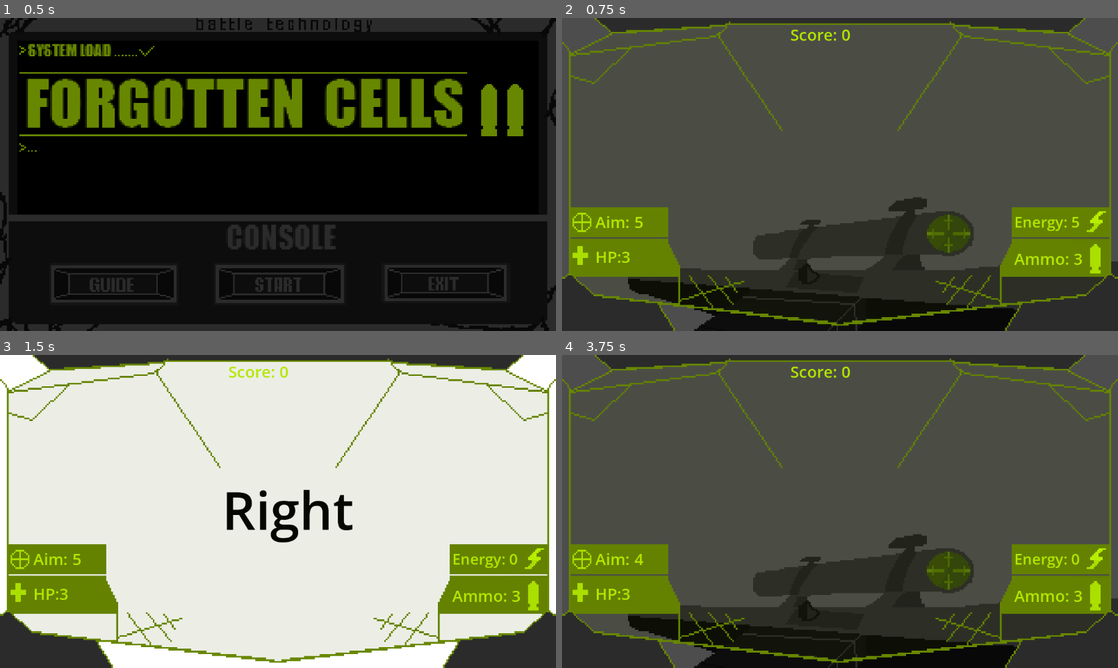
Above: before the commit, frames 1-4 (two rows, left to right).
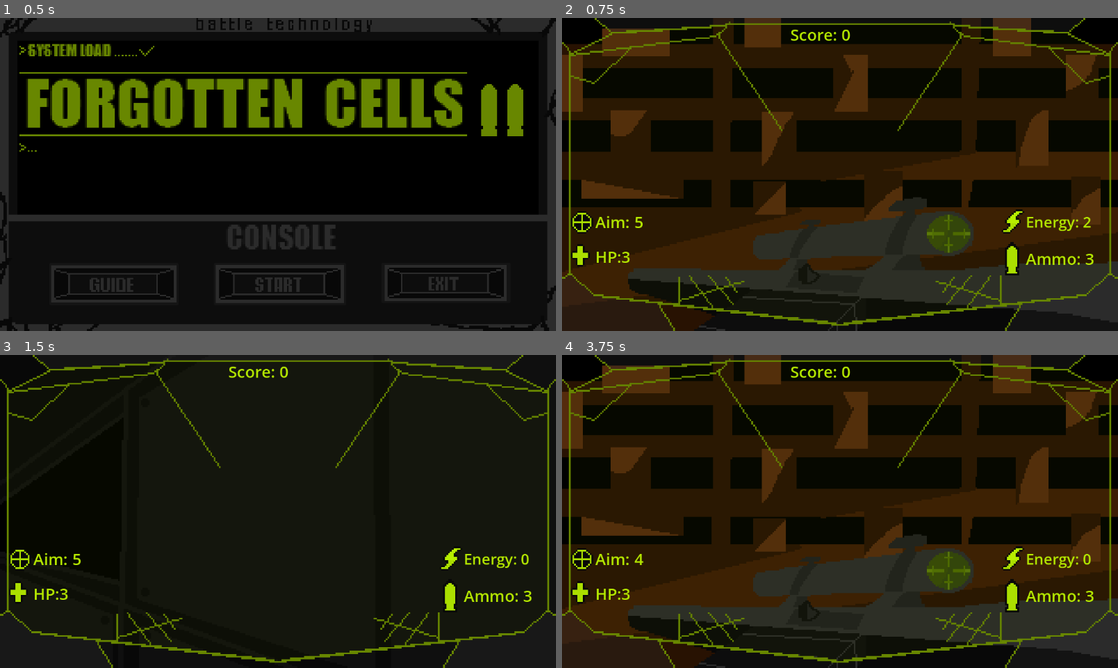
Above: after the commit, the same moments.

Repository: The4erepaha/Forgotten-cells
Game: Godot game, scene res://scenes/menu.tscn
Same seed, same stepped clock (60 frames per second), same inputs: the game is played once before the commit and once after it. The engine's default icon, where the game draws it, is replaced by a stand-in: a white triangle on a blue panel in a dark square.
Inputs (mouse positions are in pixels of both pictures, inside the frame that each line leads up to):
- Up to frame 1 (0.5 s): no input
- Up to frame 2 (0.75 s): click (840, 284) at 0.5 s
- Up to frame 3 (1.5 s): tap Enter at 1.25 s; move the mouse to (400, 495) at 1.27 s; hold D (right) from 1.28 s (still down); click (400, 495) at 1.35 s
- Up to frame 4 (3.75 s): tap Space at 2, 3.5 s; move the mouse to (728, 527) at 2.02 s; release D (right) at 2.03 s; hold S (down) 2.03-2.78 s; right-click (728, 527) at 2.1 s; tap Enter at 2.75 s; move the mouse to (895, 442) at 2.77 s; hold D (right) 2.78-3.53 s; click (895, 442) at 2.85 s; move the mouse to (812, 574) at 3.52 s; hold W (open_up) from 3.53 s (still down); right-click (812, 574) at 3.6 s

Frame 1 is identical in both runs. In frame 2, 77% of the frame differs, in the area x 0-100%, y 0-100%; in frame 3, 90%; in frame 4, 77%.

Commit message:
update sprites, update spawn enemy. Release v0.1 - project complete

Diff:
--- a/project.godot
+++ b/project.godot
@@ -11,9 +11,10 @@
 [application]
 
 config/name="Forgotten cells"
+config/version="0.1"
 run/main_scene="uid://d4aikp4uv1vjm"
 config/features=PackedStringArray("4.7", "Forward Plus")
-config/icon="res://icon.svg"
+config/icon="uid://cu81be7rirojv"
 
 [display]
 
--- a/scenes/enemy.tscn
+++ b/scenes/enemy.tscn
@@ -1,21 +1,23 @@
 [gd_scene format=3 uid="uid://dx1fv6sukh855"]
 
-[ext_resource type="Texture2D" uid="uid://bksakgn1dij4m" path="res://icon.svg" id="1_7p1mj"]
 [ext_resource type="Script" uid="uid://cywe2p1xh6j7h" path="res://scripts/enemy.gd" id="1_md0e3"]
+[ext_resource type="Texture2D" uid="uid://bxhrlc1orxh2p" path="res://sprites/enemy_1.png" id="2_md0e3"]
 
 [sub_resource type="RectangleShape2D" id="RectangleShape2D_ygiu2"]
-size = Vector2(64, 64)
+size = Vector2(80, 70)
 
 [node name="Enemy" type="Node2D" unique_id=1697744770]
+scale = Vector2(0.7, 0.7)
 script = ExtResource("1_md0e3")
 
 [node name="Area2D" type="Area2D" parent="." unique_id=826674636]
 
 [node name="Sprite2D" type="Sprite2D" parent="Area2D" unique_id=791716602]
 scale = Vector2(0.5, 0.5)
-texture = ExtResource("1_7p1mj")
+texture = ExtResource("2_md0e3")
 
 [node name="CollisionShape2D" type="CollisionShape2D" parent="Area2D" unique_id=588655418]
+position = Vector2(0, 5)
 shape = SubResource("RectangleShape2D_ygiu2")
 
 [node name="Timer" type="Timer" parent="." unique_id=614610721]
--- a/scenes/hud.tscn
+++ b/scenes/hud.tscn
@@ -25,9 +25,9 @@
 
 [node name="Ammo_label" type="Label" parent="." unique_id=70495571]
 z_index = 1
-offset_left = 937.0
+offset_left = 961.0
 offset_top = 460.0
-offset_right = 1136.0
+offset_right = 1160.0
 offset_bottom = 536.0
 text = "Ammo: "
 label_settings = SubResource("LabelSettings_wofu5")
@@ -55,9 +55,9 @@
 
 [node name="Move_Label" type="Label" parent="." unique_id=1764821236]
 z_index = 1
-offset_left = 937.0
+offset_left = 961.0
 offset_top = 400.0
-offset_right = 1078.0
+offset_right = 1102.0
 offset_bottom = 451.0
 text = "Energy:"
 label_settings = SubResource("LabelSettings_oo0fn")
--- a/scenes/main.tscn
+++ b/scenes/main.tscn
@@ -3,11 +3,14 @@
 [ext_resource type="Script" uid="uid://bk6fvb87xu4sb" path="res://scripts/main.gd" id="1_0wfyh"]
 [ext_resource type="PackedScene" uid="uid://bjy5tok1cf827" path="res://scenes/player.tscn" id="1_o5qli"]
 [ext_resource type="PackedScene" uid="uid://cgmc1ojuxp6bq" path="res://scenes/hud.tscn" id="2_sugp2"]
+[ext_resource type="Texture2D" uid="uid://bie2wst147q0" path="res://sprites/left_wall.png" id="4_jyhfs"]
+[ext_resource type="Texture2D" uid="uid://fa47vvupuos3" path="res://sprites/right_wall.png" id="5_tefeu"]
+[ext_resource type="Texture2D" uid="uid://fh8aegcerq08" path="res://sprites/down_well.png" id="6_o6xl0"]
+[ext_resource type="Texture2D" uid="uid://c0ndkfex6ysci" path="res://sprites/lvl1_fon.png" id="7_o6xl0"]
+[ext_resource type="Texture2D" uid="uid://bu8nujj7gteln" path="res://sprites/lvl1_front.png" id="8_tipki"]
 
 [sub_resource type="RectangleShape2D" id="RectangleShape2D_wofu5"]
 size = Vector2(1155, 651)
-
-[sub_resource type="CanvasTexture" id="CanvasTexture_ygiu2"]
 
 [sub_resource type="LabelSettings" id="LabelSettings_wofu5"]
 font_size = 109
@@ -21,12 +24,13 @@
 autostart = true
 
 [node name="HUD" parent="." unique_id=1391800513 instance=ExtResource("2_sugp2")]
+z_index = 3
+
+[node name="Player" parent="." unique_id=1312970847 instance=ExtResource("1_o5qli")]
 z_index = 2
 
-[node name="Player" parent="." unique_id=1312970847 instance=ExtResource("1_o5qli")]
-
 [node name="lee_items" type="Node2D" parent="." unique_id=603396588]
-z_index = 1
+z_index = 2
 
 [node name="lee_left" type="StaticBody2D" parent="lee_items" unique_id=1044753347]
 position = Vector2(63, 137)
@@ -36,11 +40,12 @@
 shape = SubResource("RectangleShape2D_wofu5")
 
 [node name="Sprite2D" type="Sprite2D" parent="lee_items/lee_left" unique_id=334906359]
-position = Vector2(512.5, 185.50003)
-scale = Vector2(1153, 651)
-texture = SubResource("CanvasTexture_ygiu2")
+position = Vector2(513, 187.00003)
+scale = Vector2(3.6000001, 3.6000001)
+texture = ExtResource("4_jyhfs")
 
 [node name="Label" type="Label" parent="lee_items/lee_left" unique_id=757073872]
+visible = false
 offset_left = 397.0
 offset_top = 108.0
 offset_right = 602.0
@@ -57,11 +62,12 @@
 shape = SubResource("RectangleShape2D_wofu5")
 
 [node name="Sprite2D" type="Sprite2D" parent="lee_items/lee_right" unique_id=2007385700]
-position = Vector2(512.5, 185.50003)
-scale = Vector2(1153, 651)
-texture = SubResource("CanvasTexture_ygiu2")
+position = Vector2(513, 187.00003)
+scale = Vector2(3.6000001, 3.6000001)
+texture = ExtResource("5_tefeu")
 
 [node name="Label" type="Label" parent="lee_items/lee_right" unique_id=332644147]
+visible = false
 offset_left = 397.0
 offset_top = 108.0
 offset_right = 602.0
@@ -79,11 +85,12 @@
 shape = SubResource("RectangleShape2D_wofu5")
 
 [node name="Sprite2D" type="Sprite2D" parent="lee_items/lee_down" unique_id=1040380932]
-position = Vector2(512.5, 185.50003)
-scale = Vector2(1153, 651)
-texture = SubResource("CanvasTexture_ygiu2")
+position = Vector2(513, 187.00003)
+scale = Vector2(3.6000001, 3.6000001)
+texture = ExtResource("6_o6xl0")
 
 [node name="Label" type="Label" parent="lee_items/lee_down" unique_id=1147776452]
+visible = false
 offset_left = 397.0
 offset_top = 108.0
 offset_right = 602.0
@@ -95,12 +102,54 @@
 [node name="spawn_zones" type="Node2D" parent="." unique_id=492903550]
 
 [node name="spawn_1" type="Marker2D" parent="spawn_zones" unique_id=1367001580]
-position = Vector2(240, 196)
+position = Vector2(48, 241)
 
 [node name="spawn_2" type="Marker2D" parent="spawn_zones" unique_id=1583434955]
-position = Vector2(856, 201)
+position = Vector2(761, 359)
 
 [node name="spawn_3" type="Marker2D" parent="spawn_zones" unique_id=1738190821]
-position = Vector2(565, 201)
+position = Vector2(587, 245)
+
+[node name="spawn_4" type="Marker2D" parent="spawn_zones" unique_id=2026824689]
+position = Vector2(256, 242)
+
+[node name="spawn_5" type="Marker2D" parent="spawn_zones" unique_id=1288286140]
+position = Vector2(538, 358)
+
+[node name="spawn_6" type="Marker2D" parent="spawn_zones" unique_id=2058933783]
+position = Vector2(1071, 241)
+
+[node name="spawn_7" type="Marker2D" parent="spawn_zones" unique_id=2098389196]
+position = Vector2(929, 132)
+
+[node name="spawn_8" type="Marker2D" parent="spawn_zones" unique_id=595519685]
+position = Vector2(740, 137)
+
+[node name="spawn_9" type="Marker2D" parent="spawn_zones" unique_id=1247517793]
+position = Vector2(450, 130)
+
+[node name="spawn_10" type="Marker2D" parent="spawn_zones" unique_id=748704382]
+position = Vector2(954, 360)
+
+[node name="spawn_11" type="Marker2D" parent="spawn_zones" unique_id=1537789143]
+position = Vector2(898, 238)
+
+[node name="spawn_12" type="Marker2D" parent="spawn_zones" unique_id=562272754]
+position = Vector2(372, 244)
+
+[node name="spawn_13" type="Marker2D" parent="spawn_zones" unique_id=1626913617]
+position = Vector2(172, 134)
+
+[node name="background" type="TextureRect" parent="." unique_id=980651458]
+offset_right = 1152.0
+offset_bottom = 648.0
+texture = ExtResource("7_o6xl0")
+
+[node name="back_front" type="TextureRect" parent="background" unique_id=134446065]
+z_index = 1
+layout_mode = 0
+offset_right = 1152.0
+offset_bottom = 648.0
+texture = ExtResource("8_tipki")
 
 [connection signal="timeout" from="Spawn_enemy" to="." method="_on_timer_timeout"]
--- a/scripts/player.gd
+++ b/scripts/player.gd
@@ -11,7 +11,7 @@
 
 @export var player_damage = 1
 
-@export var move_energy = 5  # заряд движения
+@export var move_energy = 2  # заряд движения
 var move = move_energy
 var score_kills = 0   # очки кол-во убитых врагов
 
Binary file added: sprites/down_well.png
Not shown, added: sprites/down_well.png.import
Binary file added: sprites/enemy_1.png
Not shown, added: sprites/enemy_1.png.import
Binary file changed: sprites/eyes_player.png
Binary file changed: sprites/gun_idle.png
Binary file added: sprites/icon_game.png
Not shown, added: sprites/icon_game.png.import
Binary file added: sprites/left_wall.png
Not shown, added: sprites/left_wall.png.import
Binary file added: sprites/lvl1_fon.png
Not shown, added: sprites/lvl1_fon.png.import
(and 4 more such lines)
